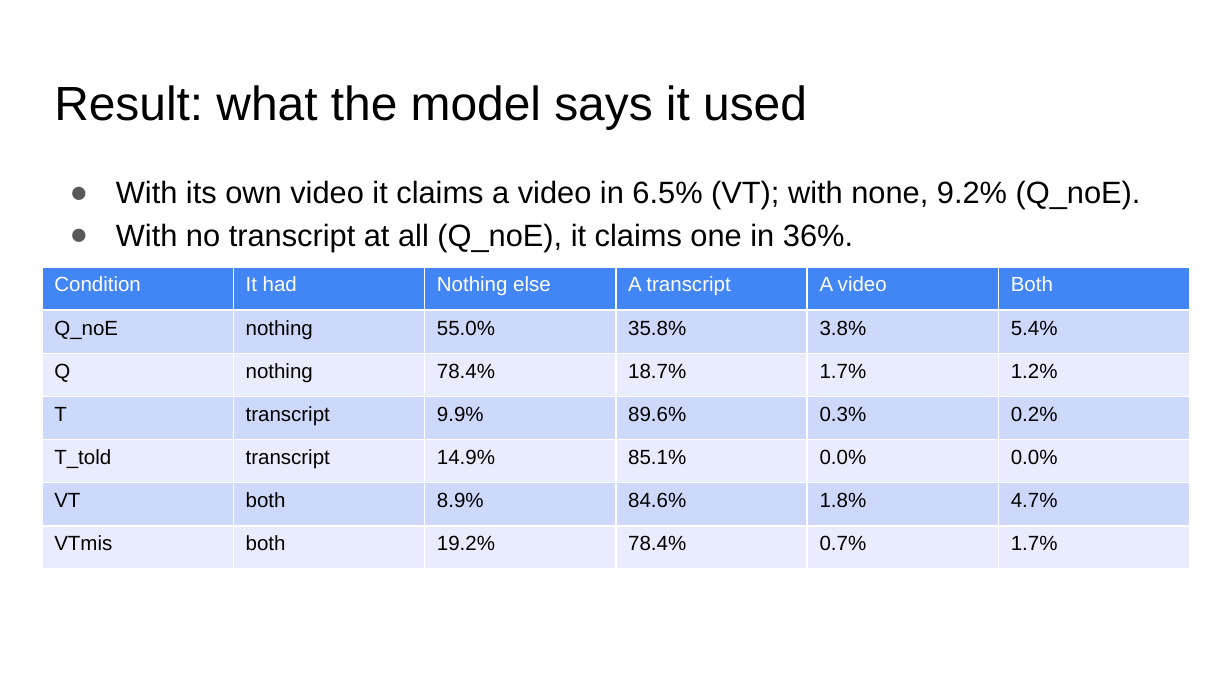
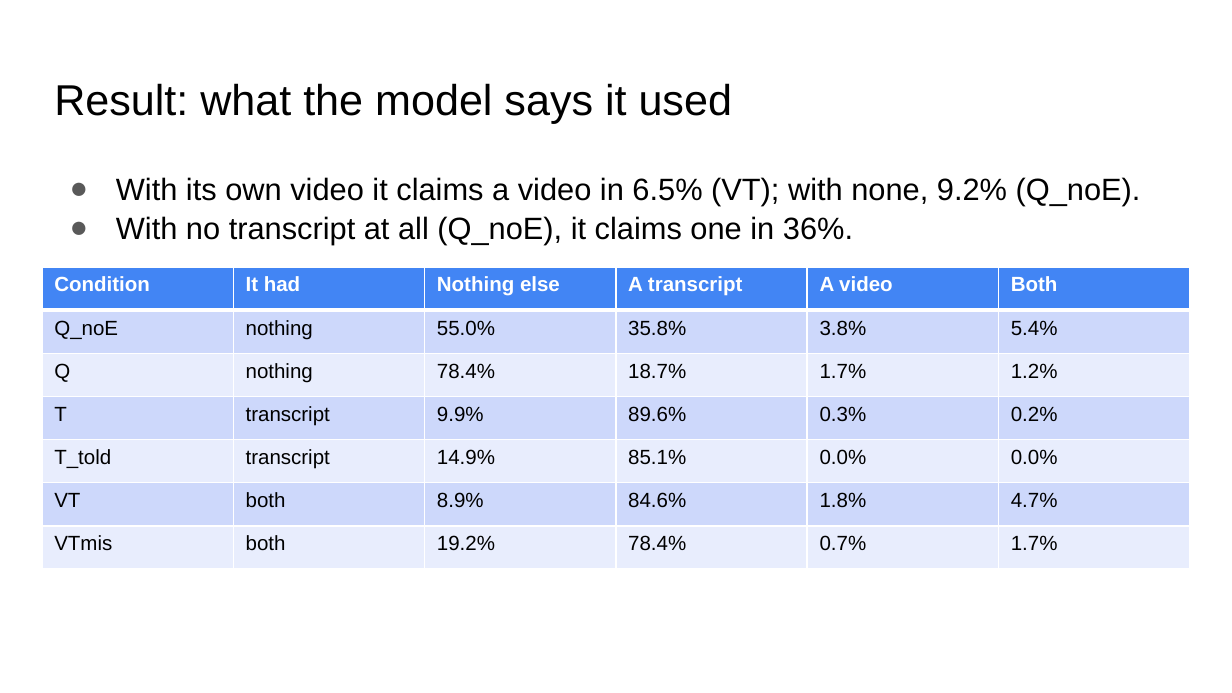
Before and after one commit to seriozh1/ai-alignment-demands-emotions, a slide deck: slide 30 of files/AI Alignemnt Emotions all slides.pptx (slide 10 before the commit). Drawn at 1232x693 pixels with LibreOffice and Linux fonts; fonts in the diff are those of the drawing. Boxes give left, top, right and bottom in pixels: in the first picture for what was removed or moved away, otherwise in the second. Text is boxed around its words. In the diff, an @@ line names an element or a change of style, - is before the commit and + after.

```diff
--- a/files/AI Alignemnt Emotions all slides.pptx
+++ b/files/AI Alignemnt Emotions all slides.pptx
@@ title "Result: what the model says ..." at (54, 83, 732, 123): size 28 to 25.2 pt @@
@@ text "With its own video it ..." at (116, 177, 1141, 244): line spacing 1.15 to 1.05 @@
@@ table at (42, 267, 1188, 671) @@
@@ fill #CFD9FB to #CDD8FB in 18 cells @@
@@ fill #E9EDFD to #E8EDFD in 18 cells @@
@@ bold on in "Condition", "It had", "Nothing else", "A transcript" and 2 more places @@
```
Also in this commit, not shown: 11 other slides changed, 20 slides added, 2 slides removed, 30 other files.
